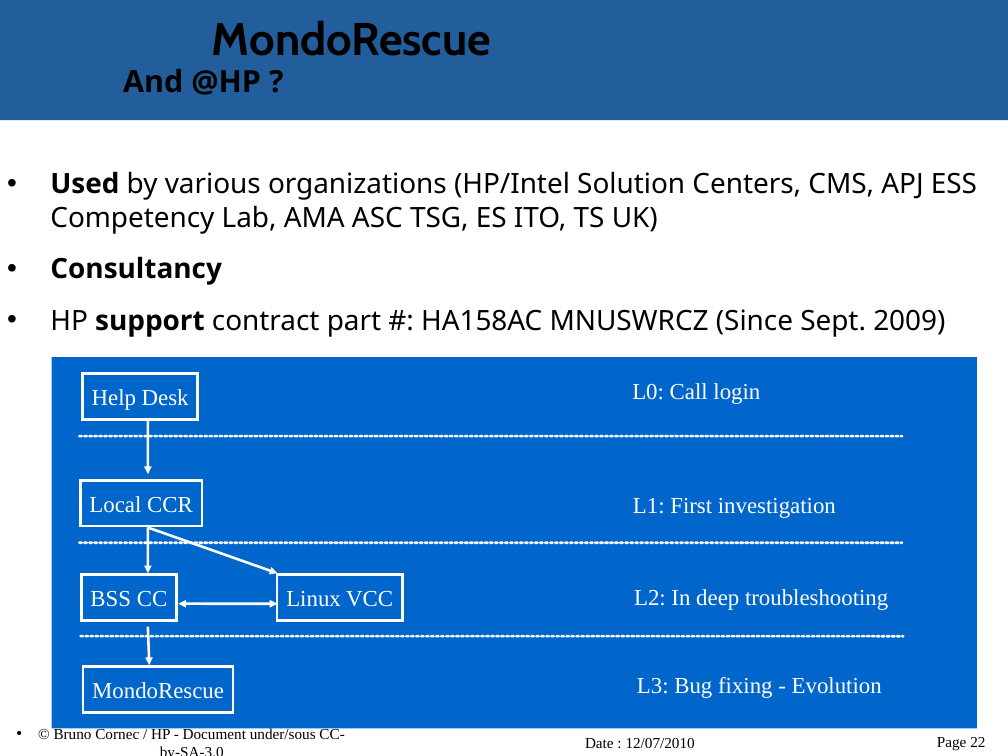
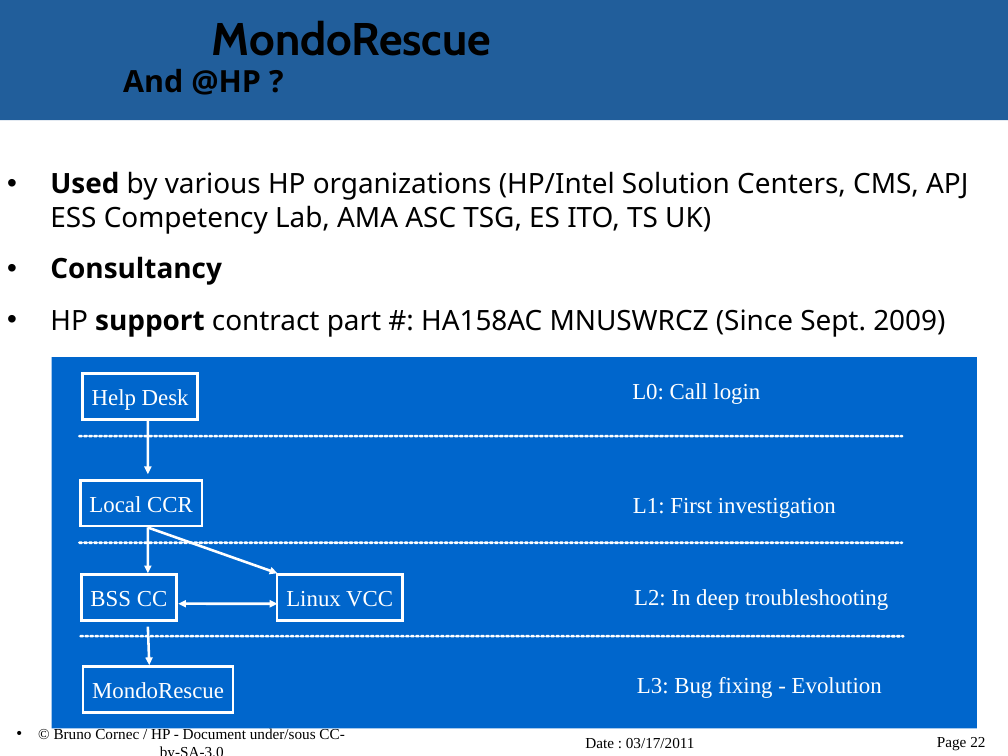
Before and after one commit to vir/mondo-rescue, a slide deck: slide 22 of mondo-doc/mondo-presentation.odp. Drawn at 1008x756 pixels with LibreOffice and Linux fonts; fonts in the diff are those of the drawing; background and template pictures are left out. Boxes give left, top, right and bottom in pixels: in the first picture for what was removed or moved away, otherwise in the second. Text is boxed around its words. In the diff, an @@ line names an element or a change of style, - is before the commit and + after.

```diff
--- a/mondo-doc/mondo-presentation.odp
+++ b/mondo-doc/mondo-presentation.odp
@@ text at (50, 171, 968, 234): text changed @@
-• Used by various organizations (HP/Intel Solution Centers, CMS, APJ ESS Competency Lab, AMA ASC TSG, ES ITO, TS UK)
+• Used by various HP organizations (HP/Intel Solution Centers, CMS, APJ ESS Competency Lab, AMA ASC TSG, ES ITO, TS UK)
@@ text at (585, 738, 695, 748): text changed @@
-Date : 12/07/2010
+Date : 03/17/2011
```
Also in this commit, not shown: 24 other slides changed, 1 slide added.
